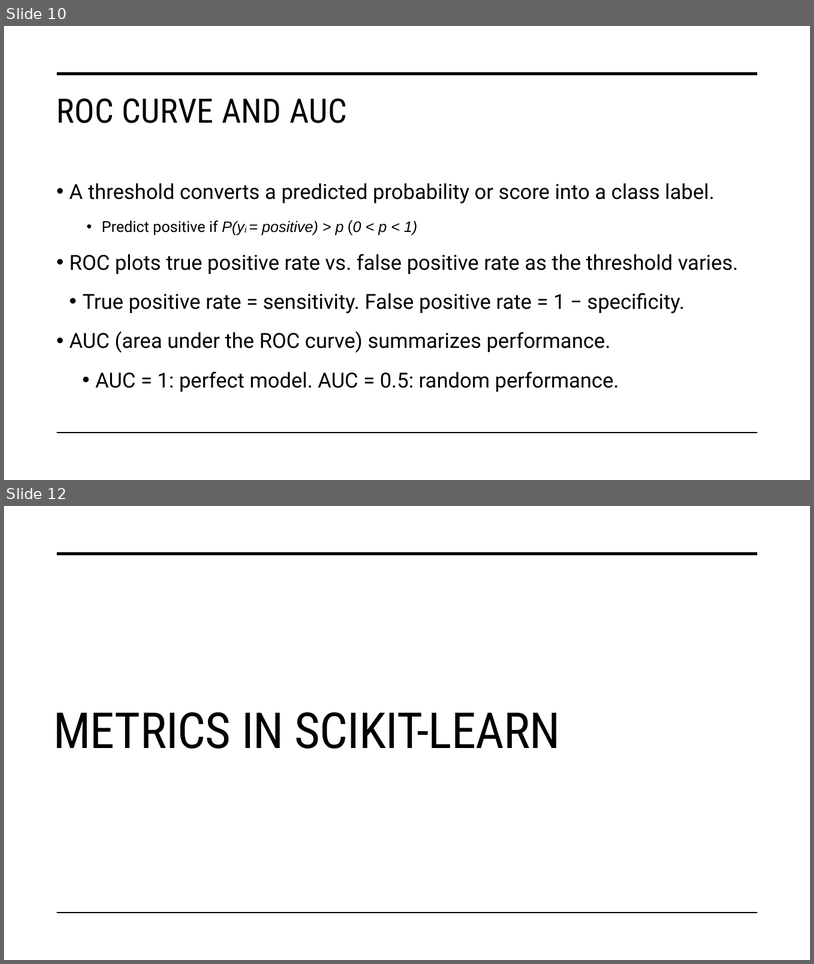
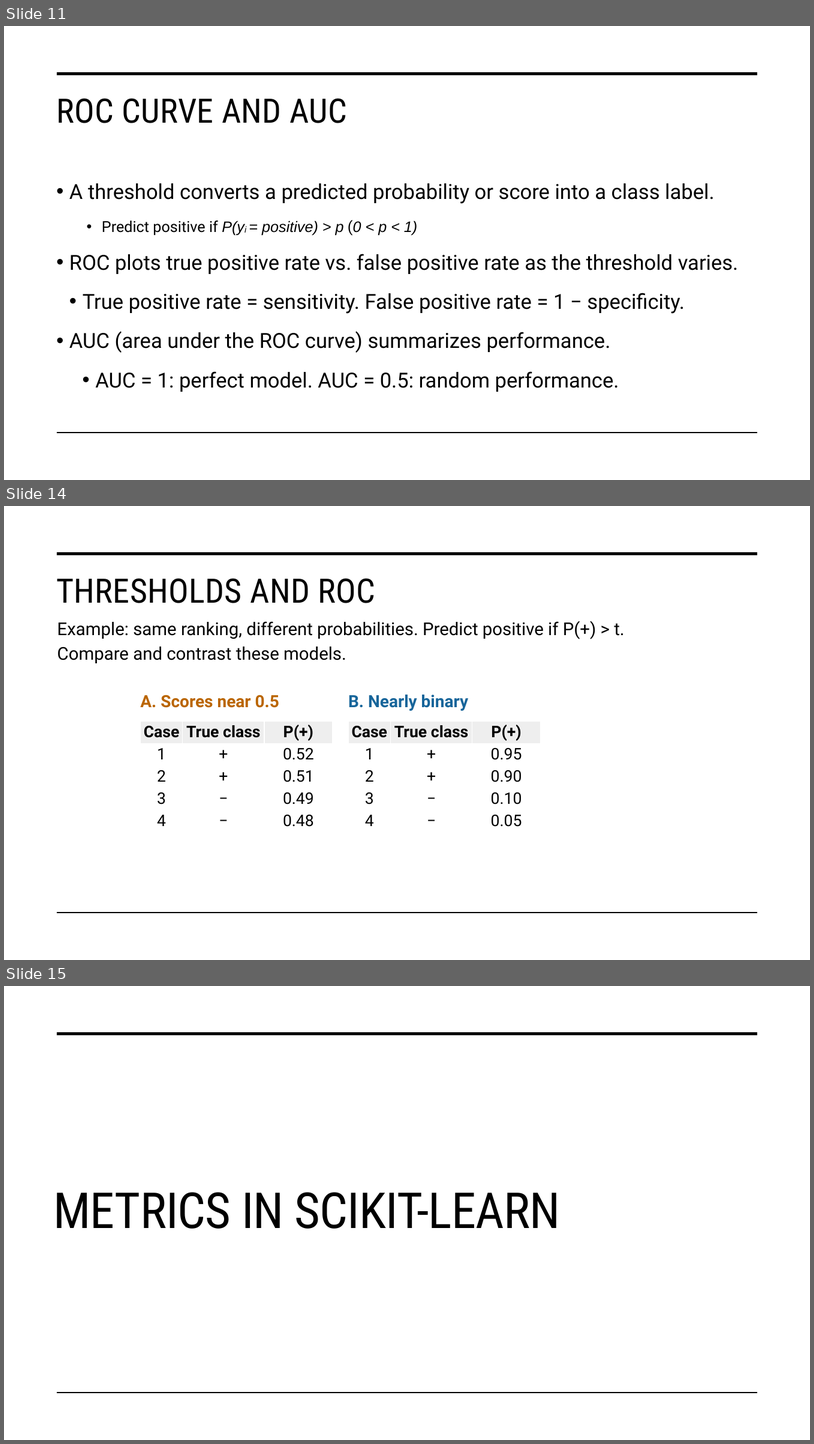
Before and after one commit to STAT-486-Fall-2026/course-content, a slide deck: slides/10-classification-metrics.pptx. Shown one above the other, each under a label of ours: slides 10 and 12 before the commit, slides 11, 14 and 15 after it; the slides between them are not shown. The pictures are 814x964 and 814x1444 pixels, drawn with LibreOffice and Linux fonts; fonts in the diff are those of the drawing. Boxes give left, top, right and bottom in pixels: in the first picture for what was removed or moved away, otherwise in the second. Text is boxed around its words. In the diff, an @@ line names an element or a change of style, - is before the commit and + after.

```diff
--- a/slides/10-classification-metrics.pptx
+++ b/slides/10-classification-metrics.pptx
@@ slide 14 added at [4,506,810,960], background #FFFFFF; not listed: 2 template elements that a slide beside it also shows @@
@@ title added at [56,578,376,603], 40 pt, text #000000 @@
+THRESHOLDS AND ROC
@@ text added at [57,621,624,663], 21 pt, text #000000 @@
+Example: same ranking, different probabilities. Predict positive if P(+) > t.
+Compare and contrast these models.
@@ text added at [140,694,279,708], 20 pt, text #BA6500, bold @@
+A. Scores near 0.5
@@ text added at [348,694,468,711], 20 pt, text #17659A, bold @@
+B. Nearly binary
@@ table added at [140,721,332,831], 5 rows, 3 columns @@
+Case | True class | P(+)
+1 | + | 0.52
+2 | + | 0.51
+3 | − | 0.49
+4 | − | 0.48
@@ table added at [349,721,541,831], 5 rows, 3 columns @@
+Case | True class | P(+)
+1 | + | 0.95
+2 | + | 0.90
+3 | − | 0.10
+4 | − | 0.05
@@ what was slide 10 is now slide 11 @@
@@ what was slide 12 is now slide 15 @@
```
Also in this commit, not shown: 5 slides changed, 2 other slides added, 1 other file.
